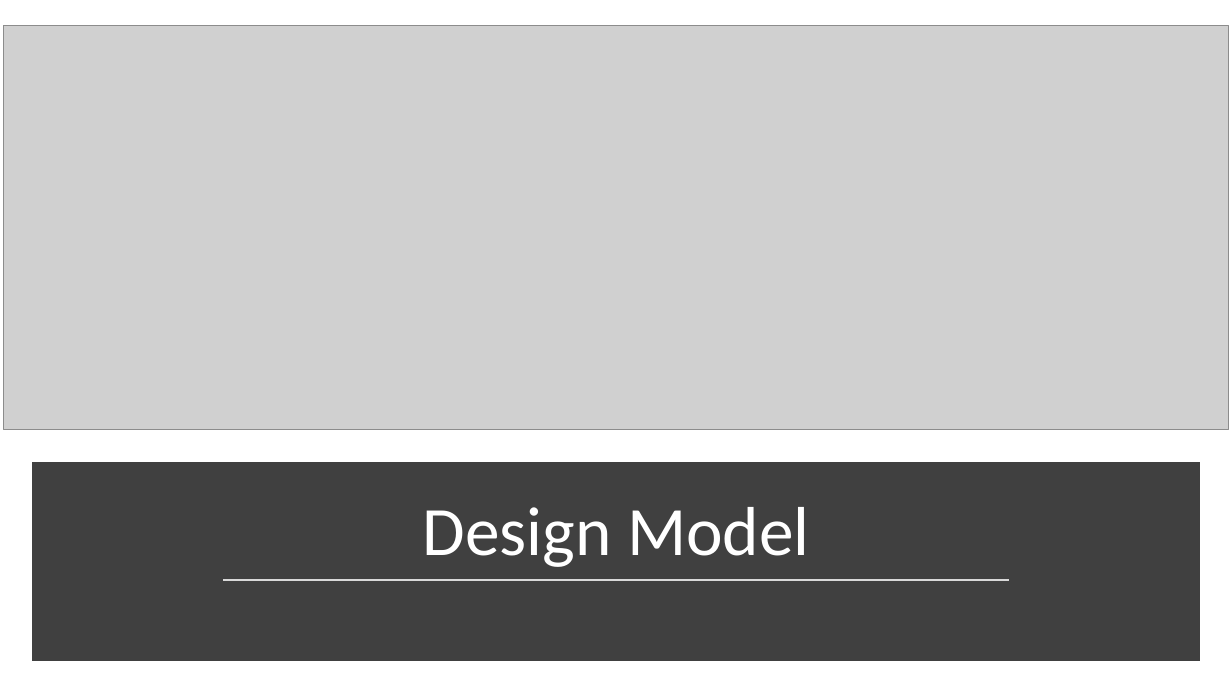
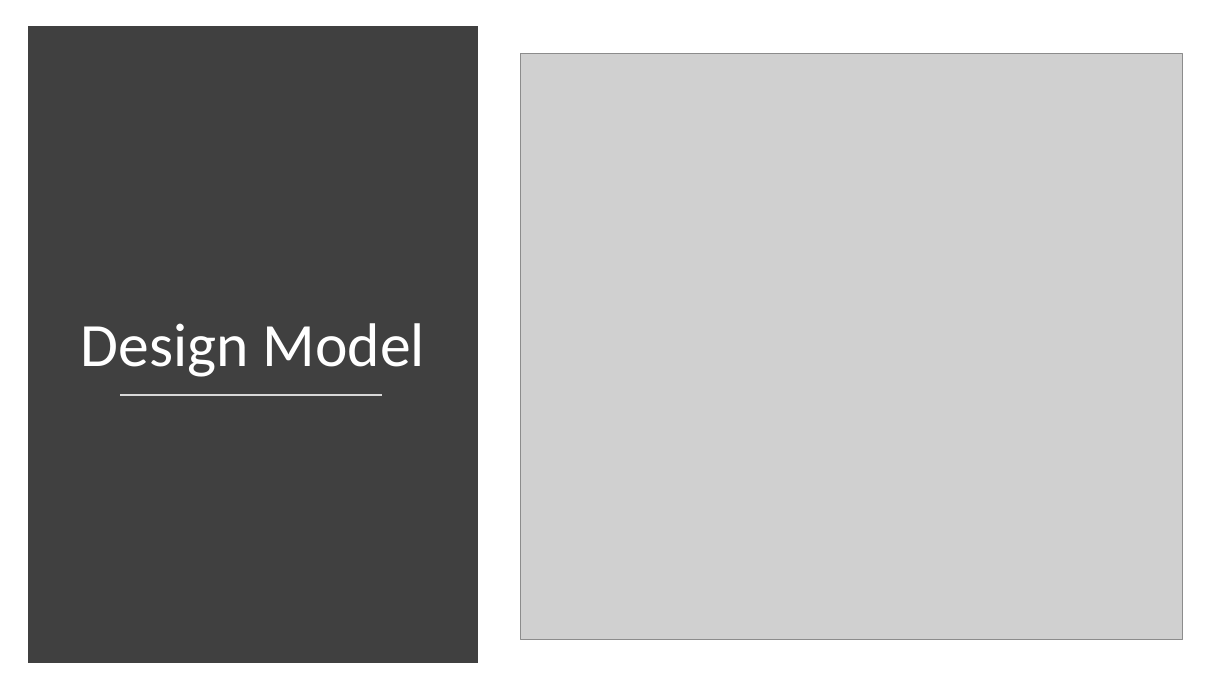
Before and after one commit to wd7792kd/ics370, a slide deck: slide 5 of Project Elaboration P1.pptx. Drawn at 1232x693 pixels with LibreOffice and Linux fonts; fonts in the diff are those of the drawing; grey boxes stand for pictures. Boxes give left, top, right and bottom in pixels: in the first picture for what was removed or moved away, otherwise in the second. Text is boxed around its words. In the diff, an @@ line names an element or a change of style, - is before the commit and + after.

```diff
--- a/Project Elaboration P1.pptx
+++ b/Project Elaboration P1.pptx
@@ picture removed at (x1=4, y1=26, x2=1228, y2=430) @@
@@ rectangle added at (x1=34, y1=32, x2=472, y2=657), fill #404040, outline #404040 10 pt @@
@@ picture added at (x1=521, y1=54, x2=1184, y2=640) @@
@@ title "Design Model" moved from (x1=422, y1=507, x2=809, y2=567) to (x1=81, y1=323, x2=425, y2=377) @@
@@ title "Design Model" at (x1=81, y1=323, x2=425, y2=377): size 54 to 48 pt @@
@@ line added from (120, 396) to (382, 396), #D9D9D9 1.75 pt @@
@@ rectangle removed at (x1=38, y1=469, x2=1194, y2=655) @@
@@ line removed from (224, 580) to (1009, 580) @@
```
Also in this commit, not shown: 4 other slides changed, 3 slides added.
